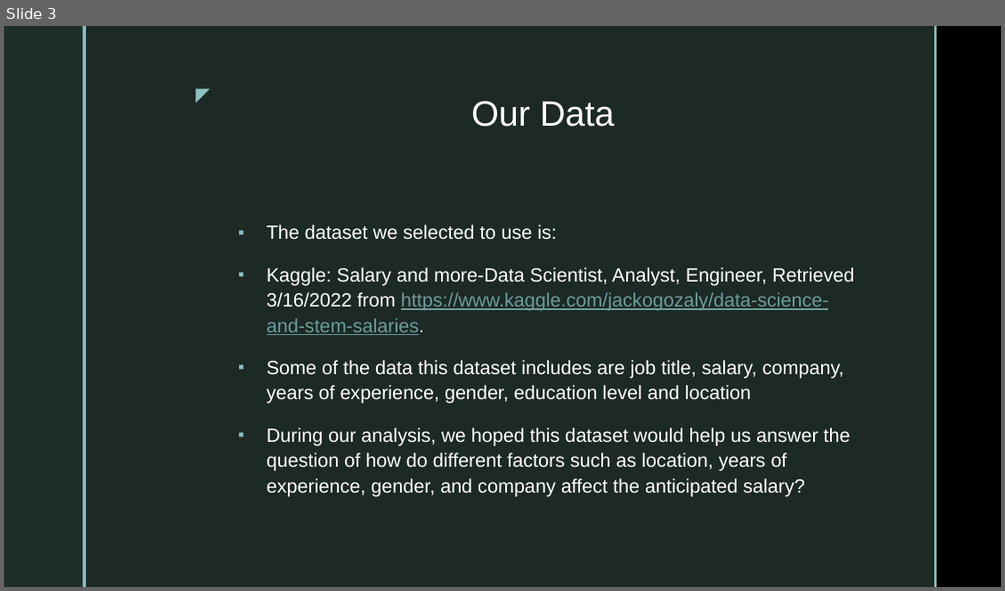
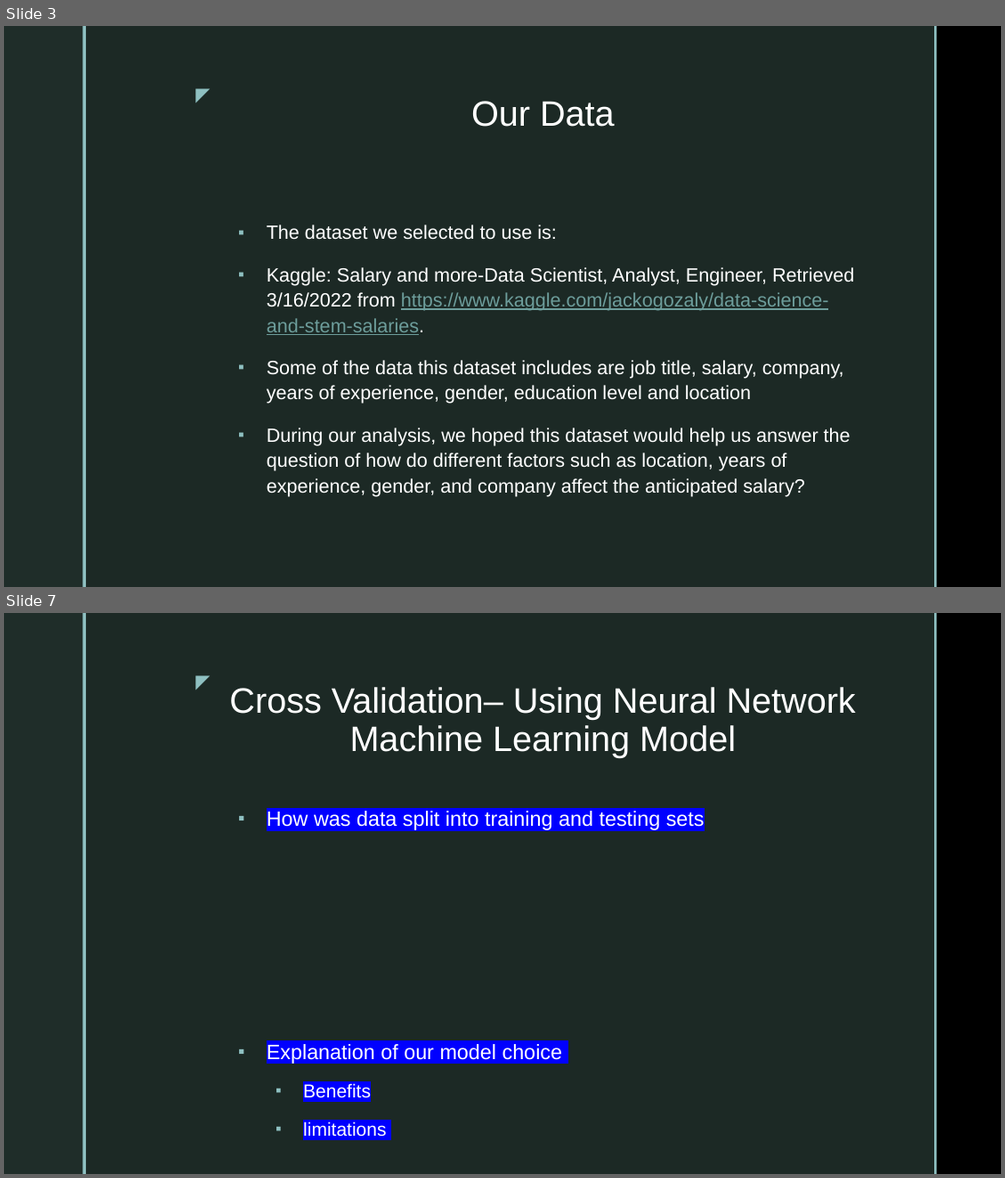
Before and after one commit to Sirius0531/final_project, a slide deck: 2nd Segment Project Deliverable/Deliverable2_Storyboard.pptx. Shown one above the other, each under a label of ours: slide 3 before the commit, slides 3 and 7 after it; the slides between them are not shown. The pictures are 1005x591 and 1005x1178 pixels, drawn with LibreOffice and Linux fonts; fonts in the diff are those of the drawing; background and template pictures are left out. Boxes give left, top, right and bottom in pixels: in the first picture for what was removed or moved away, otherwise in the second. Text is boxed around its words. In the diff, an @@ line names an element or a change of style, - is before the commit and + after.

```diff
--- a/2nd Segment Project Deliverable/Deliverable2_Storyboard.pptx
+++ b/2nd Segment Project Deliverable/Deliverable2_Storyboard.pptx
@@ slide 7 added at [4,613,1001,1174], background picture (left out); not listed: 5 template elements that a slide beside it also shows @@
@@ title added at [229,687,856,758], 34 pt, text #FFFFFF @@
+Cross Validation– Using Neural Network
+Machine Learning Model
@@ text added at [267,811,704,1136], 20 pt, text #FFFFFF @@
+▪ How was data split into training and testing sets
+▪ Explanation of our model choice
+  ▪ Benefits
+  ▪ limitations
```
Also in this commit, not shown: 5 slides changed, 3 other slides added, 1 slide removed.
